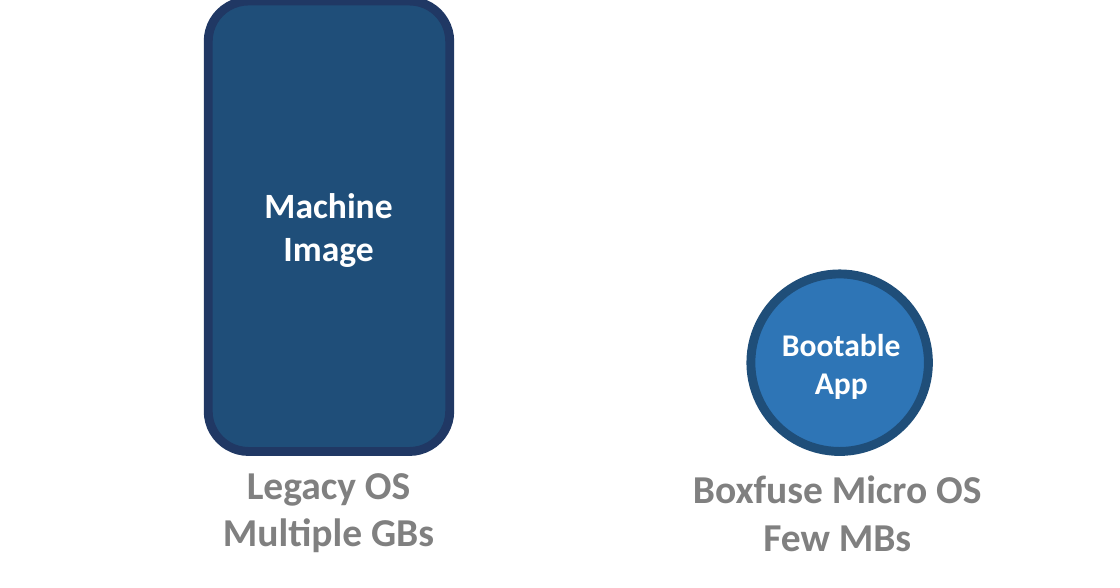
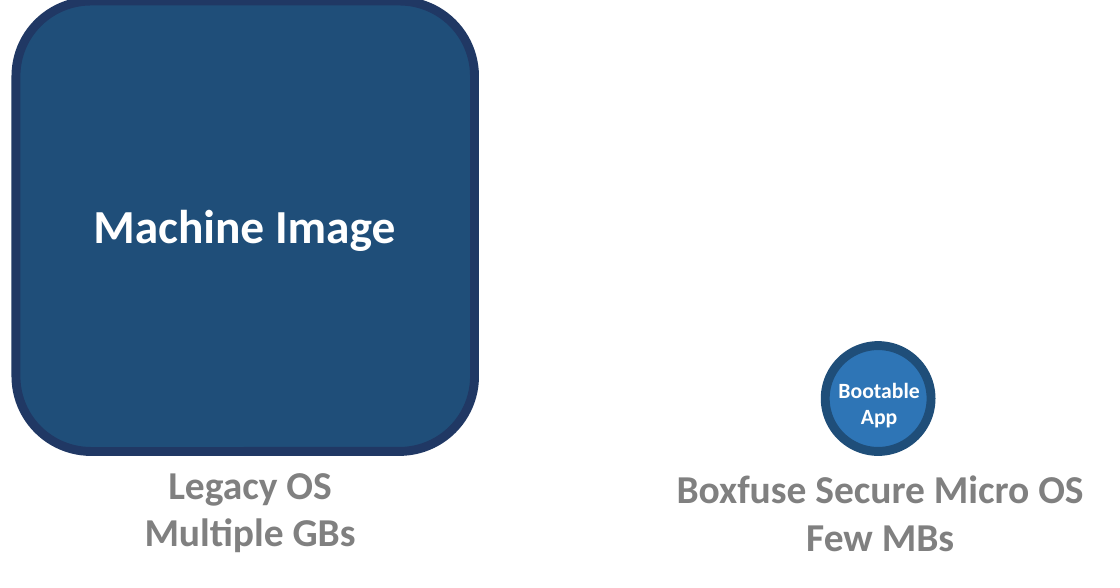
Before and after one commit to flyway/boxfuse.com, a slide deck: slide 8 of _sources/GettingStarted.pptx. Drawn at 1120x588 pixels with LibreOffice and Linux fonts; fonts in the diff are those of the drawing. Boxes give left, top, right and bottom in pixels: in the first picture for what was removed or moved away, otherwise in the second. Text is boxed around its words. In the diff, an @@ line names an element or a change of style, - is before the commit and + after.

```diff
--- a/_sources/GettingStarted.pptx
+++ b/_sources/GettingStarted.pptx
@@ rounded rectangle: place and size @@
-rounded rectangle at [208, 1, 450, 451]
+rounded rectangle at [16, 1, 474, 451]
@@ text "Machine Image": place and size @@
-text "Machine Image" at [264, 193, 392, 267]
+text "Machine Image" at [93, 209, 395, 251]
@@ text "Machine Image" at [93, 209, 395, 251]: size 36 to 48 pt @@
@@ ellipse: place and size @@
-ellipse at [751, 274, 929, 452]
+ellipse at [825, 346, 931, 452]
@@ ellipse "Bootable App": place and size @@
-ellipse "Bootable App" at [745, 304, 938, 422]
+ellipse "Bootable App" at [811, 361, 948, 445]
@@ ellipse "Bootable App" at [811, 361, 948, 445]: size 32 to 22 pt @@
@@ text "Legacy OS": place and size @@
-text "Legacy OS" at [223, 473, 434, 552]
+text "Legacy OS" at [145, 473, 356, 552]
@@ text "Boxfuse Secure Micro OS": place and size @@
-text "Boxfuse Secure Micro OS" at [693, 475, 981, 551]
+text "Boxfuse Secure Micro OS" at [677, 475, 1083, 551]
@@ text at [677, 475, 1083, 503]: text changed @@
-Boxfuse Micro OS
+Boxfuse Secure Micro OS
```
Also in this commit, not shown: 7 other files.
